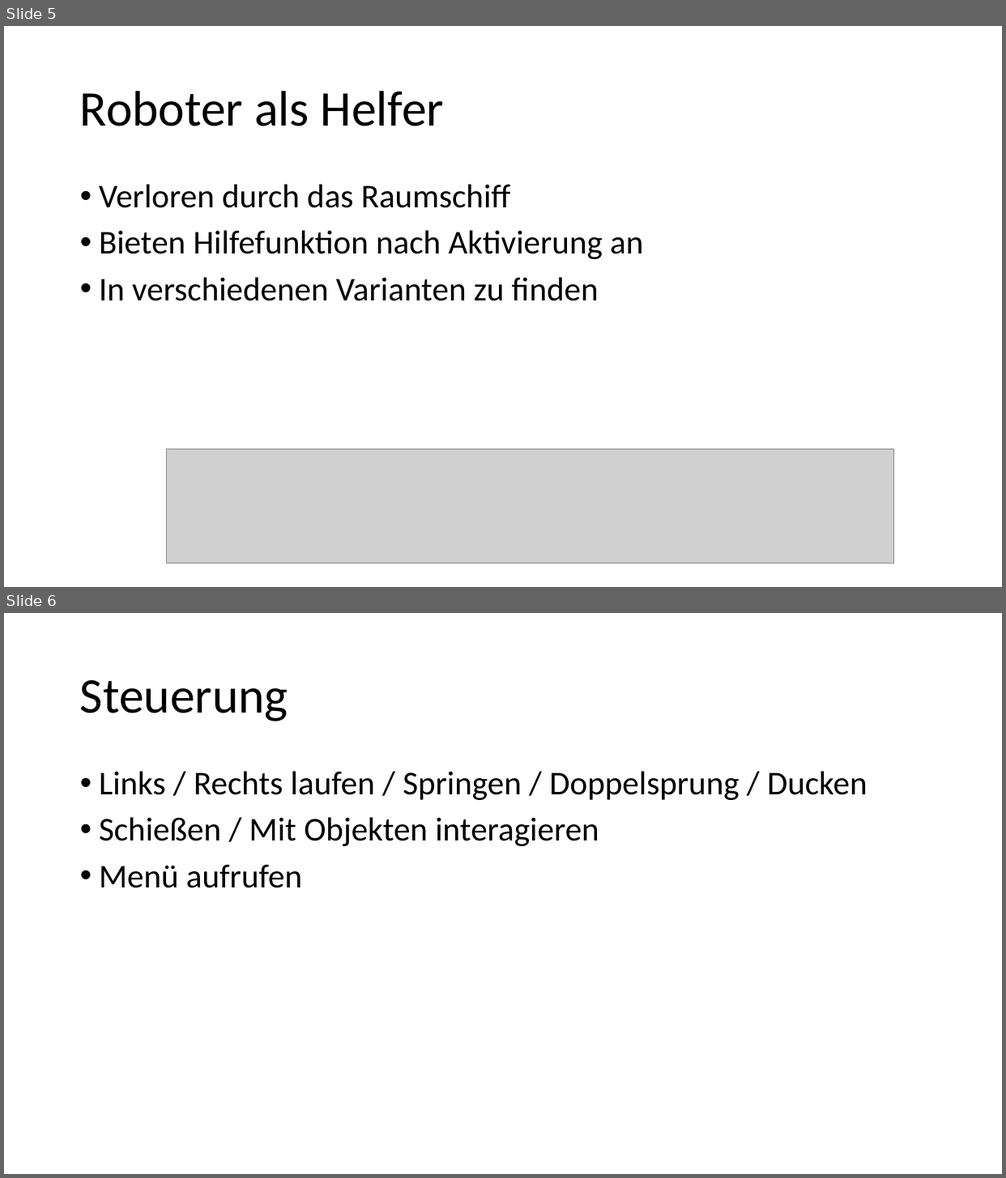
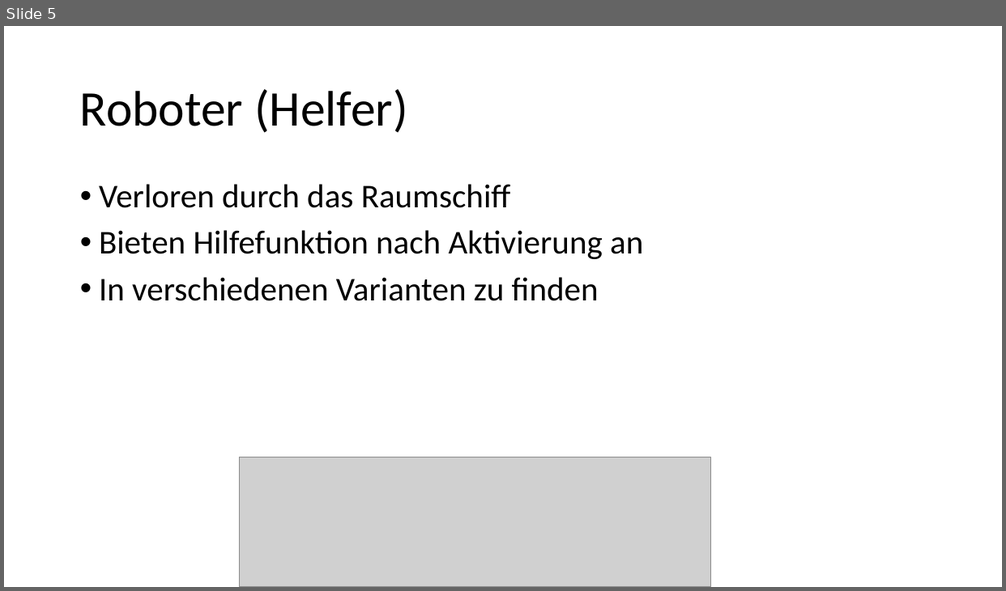
Before and after one commit to Wasserwecken/ComputerGrafik, a slide deck: Concept/Dokumentation/Computergrafik.pptx. Shown one above the other, each under a label of ours: slides 5 and 6 before the commit, slide 5 after it. The pictures are 1006x1178 and 1006x591 pixels, drawn with LibreOffice and Linux fonts; fonts in the diff are those of the drawing; grey boxes stand for pictures; background and template pictures are left out. Boxes give left, top, right and bottom in pixels: in the first picture for what was removed or moved away, otherwise in the second. Text is boxed around its words. In the diff, an @@ line names an element or a change of style, - is before the commit and + after.

```diff
--- a/Concept/Dokumentation/Computergrafik.pptx
+++ b/Concept/Dokumentation/Computergrafik.pptx
@@ slide 6 removed at [4, 613, 1002, 1174], background picture (left out) @@
@@ title removed at [80, 680, 288, 722] @@
-Steuerung
@@ text removed at [99, 771, 867, 888] @@
-• Links / Rechts laufen / Springen / Doppelsprung / Ducken
-• Schießen / Mit Objekten interagieren
-• Menü aufrufen
@@ slide 5 changed as well @@
@@ title at [80, 89, 408, 133]: text changed @@
-Roboter als Helfer
+Roboter (Helfer)
@@ picture: place and size @@
-picture at [167, 449, 894, 564]
+picture at [239, 458, 710, 587]
```
Also in this commit, not shown: 2 other slides changed, 2 slides added, 1 other slide removed, 4 other files.
